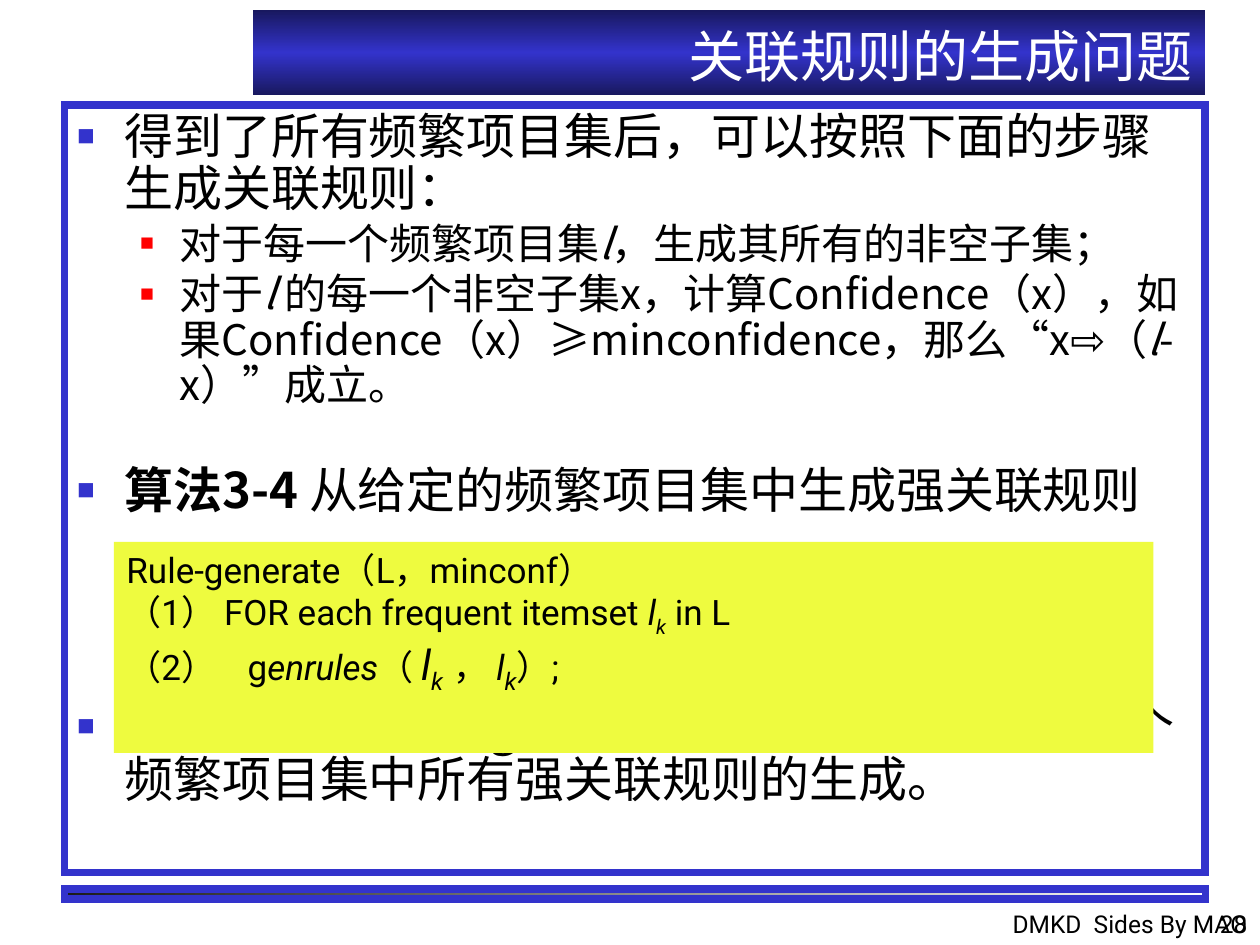
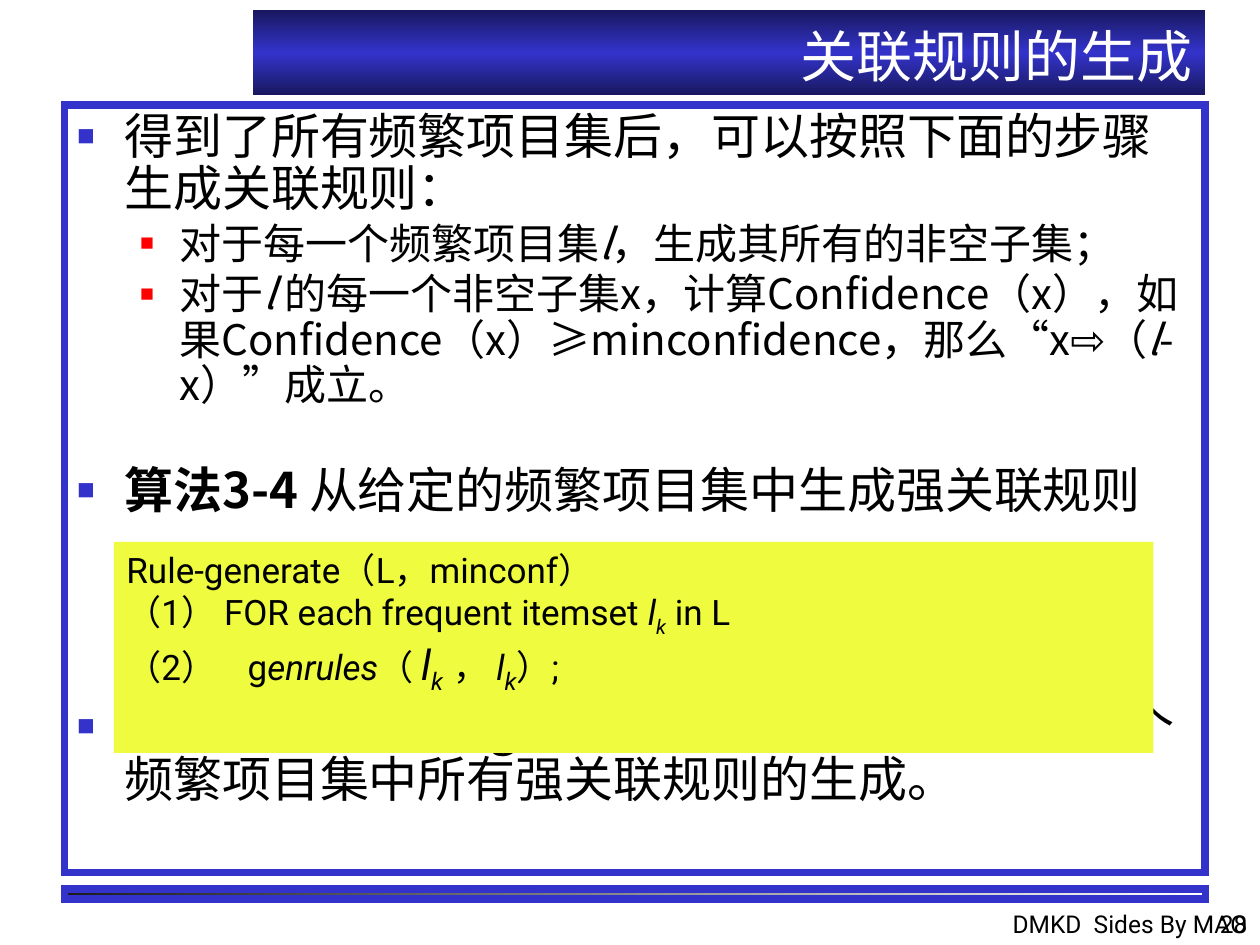
Before and after one commit to shfkuang/shfkuang.github.io, a slide deck: slide 28 of dm/ch3.1.ppt. Drawn at 1260x945 pixels with LibreOffice and Linux fonts; fonts in the diff are those of the drawing; background and template pictures are left out. Boxes give left, top, right and bottom in pixels: in the first picture for what was removed or moved away, otherwise in the second. Text is boxed around its words. In the diff, an @@ line names an element or a change of style, - is before the commit and + after.

```diff
--- a/dm/ch3.1.ppt
+++ b/dm/ch3.1.ppt
@@ title at (x1=800, y1=21, x2=1192, y2=92): text changed @@
-关联规则的生成问题
+关联规则的生成
```
Also in this commit, not shown: 1 other slide changed, 1 other file.
